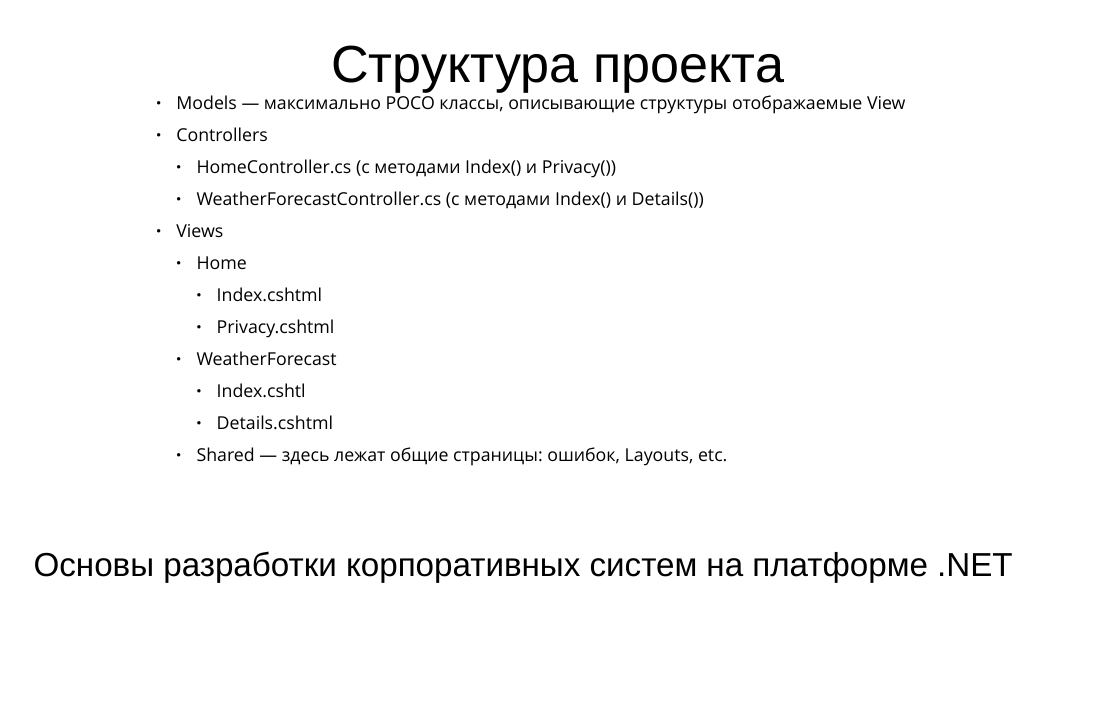
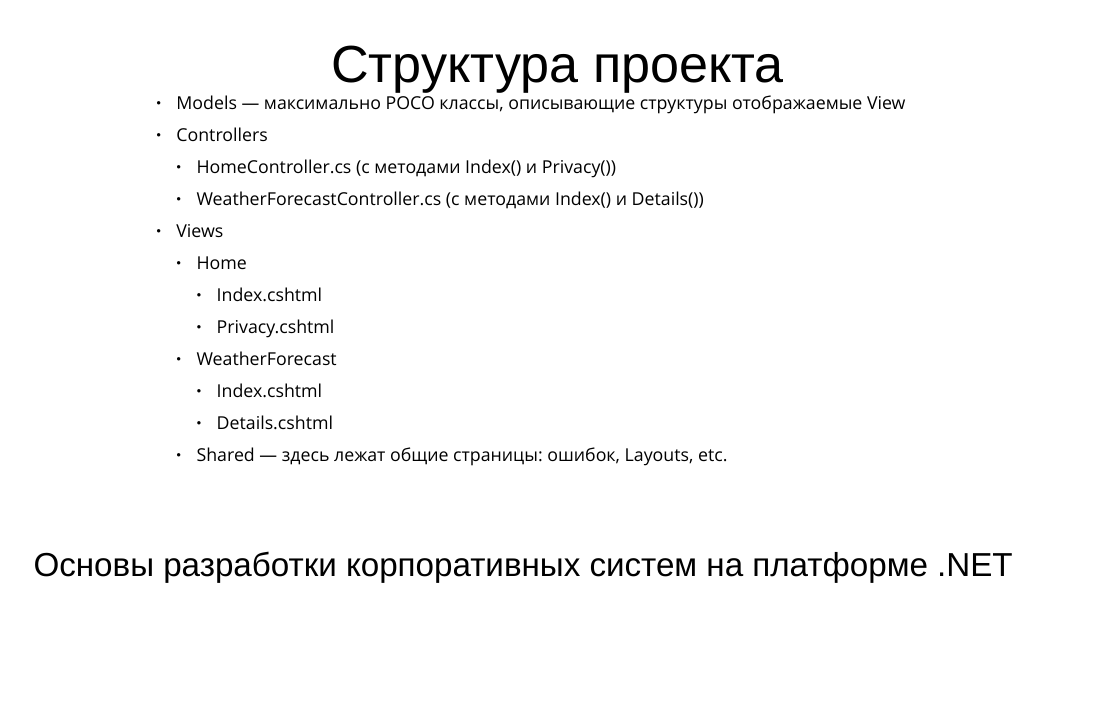
Before and after one commit to klimenkoAnna/DeveloperInstrumentalTools, a slide deck: slide 5 of docs/ETU DIT #6.pptx. Drawn at 1120x706 pixels with LibreOffice and Linux fonts; fonts in the diff are those of the drawing; background and template pictures are left out. Boxes give left, top, right and bottom in pixels: in the first picture for what was removed or moved away, otherwise in the second. Text is boxed around its words. In the diff, an @@ line names an element or a change of style, - is before the commit and + after.

```diff
--- a/docs/ETU DIT #6.pptx
+++ b/docs/ETU DIT #6.pptx
@@ text at bbox=[217, 383, 322, 398]: text changed @@
-    ● Index.cshtl
+    ● Index.cshtml
```
Also in this commit, not shown: 1 other slide changed, 2 other files.
